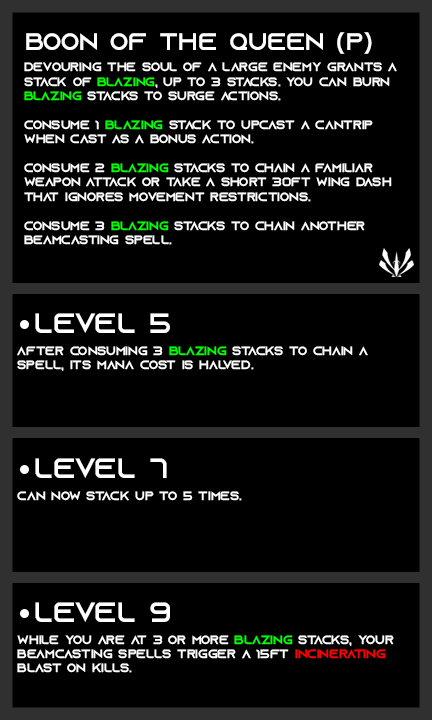
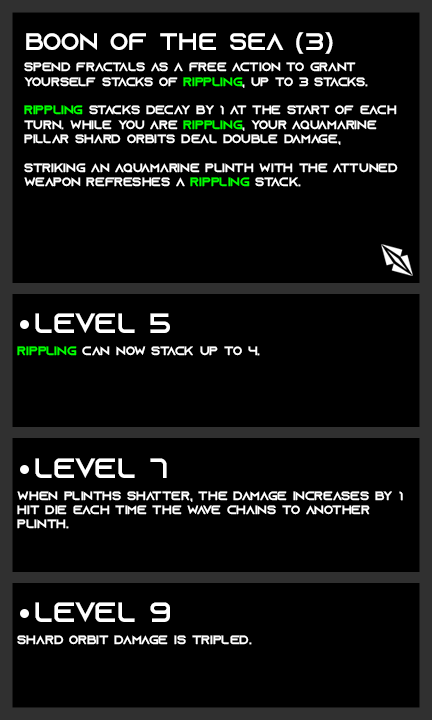
Layered file, before and after one edit (w=432, h=720). Changes by layer:
painted on "Name" over [230, 32, 372, 54]
painted on "Description" (2nd of 2, in "Description") over [24, 62, 398, 245]
showed group "Aleian" (3 layers) over [381, 244, 413, 277]
showed "Ruby" over [381, 244, 413, 276]
hid group "Castellan" (19 layers) over [379, 244, 414, 277]
renamed "after consuming 3 blazing stacks to chain a spell, its mana co" to "rippling can now stack up to 4.", painted on it over [17, 346, 368, 371]
renamed "can now stack up to 5 times." to "when plinths shatter, the damage increases by 1 hit die each t", painted on it over [17, 491, 403, 529]
renamed "while you are at 3 or more blazing stacks, your beamcasting sp" to "shard orbit damage is tripled.", painted on it over [17, 635, 394, 673]